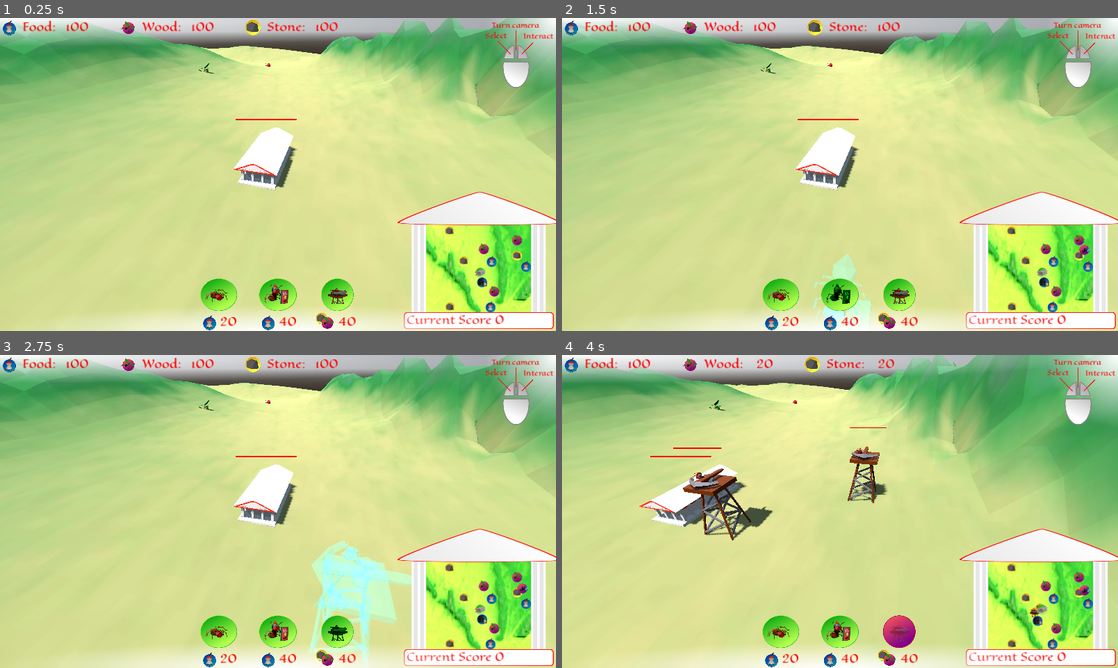
Above: before the commit, frames 1-4 (two rows, left to right).
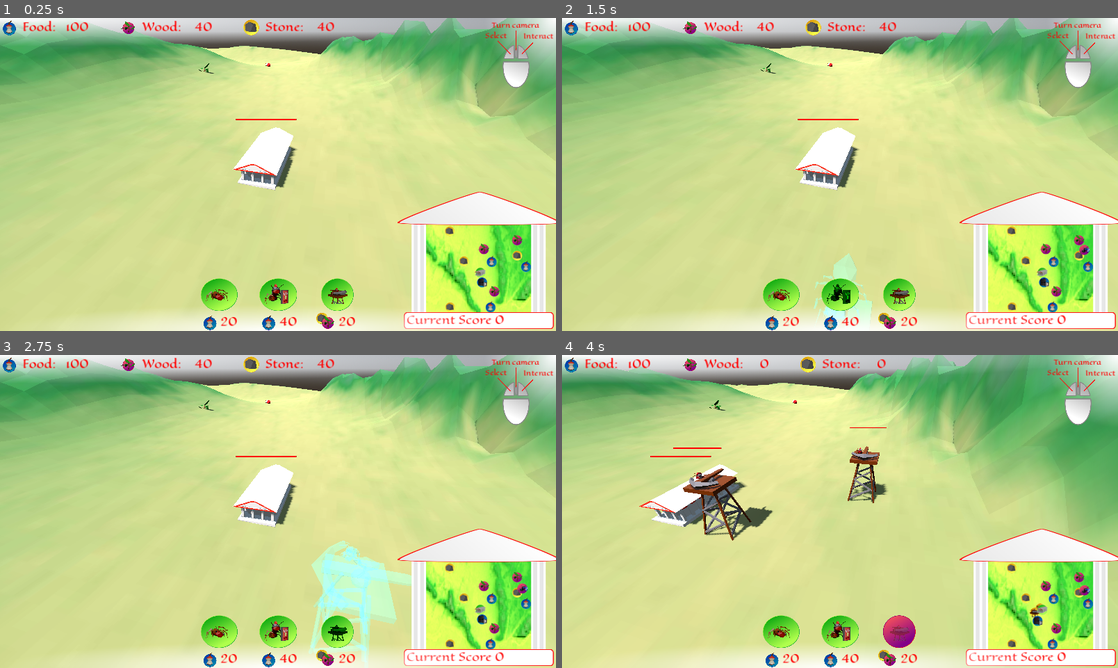
Above: after the commit, the same moments.

Repository: DouweRavers/RomAnts
Game: Godot game, scene res://scenes/game.tscn
The game is run twice, just before and just after one commit, with the same random seed, the same clock (stepped at 60 frames per second) and the same inputs.
Inputs (mouse positions are in pixels of both pictures, inside the frame that each line leads up to):
- Up to frame 1 (0.25 s): no input
- Up to frame 2 (1.5 s): click (778, 293) at 0.5 s; click (840, 293) at 1.25 s
- Up to frame 3 (2.75 s): click (339, 630) at 2 s
- Up to frame 4 (4 s): tap Enter at 2.75 s; move the mouse to (962, 495) at 2.77 s; hold D (move_right) 2.78-3.5 s; click (962, 495) at 2.92 s; drag from (728, 527) to (812, 574) at 3.52 s

The runs differ from the first frame. In frame 1, 0.7% of the frame differs, in the area x 34-64%, y 0-100%; in frame 2, 0.8%; in frame 3, 0.7%; in frame 4, 0.7%.

Commit message:
Tweaked some numbers to get a better "swarm"

Diff:
--- a/entities/ants/attackzone.gd
+++ b/entities/ants/attackzone.gd
@@ -13,6 +13,7 @@
 			if ant is EnemyAnt and other_ant is not EnemyAnt:
 				other_ant.hit(randi_range(0, ant.damage))
 				attack.emit()
+	if ant is SoldierAnt: return
 	for area in get_overlapping_areas():
 		if area.get_parent() is Building:
 			var building := area.get_parent() as Building
--- a/entities/ants/collectable_visualizer.tres.gd
+++ b/entities/ants/collectable_visualizer.tres.gd
@@ -5,5 +5,5 @@
 
 func _process(delta: float) -> void:
 	visible = ant.capacity > 0 and \
-		ant.target == PlayerCamp.instance and \
+		ant.target is PlayerCamp and \
 		ant.source_target.type == type
--- a/entities/ants/enemy_ant.tscn
+++ b/entities/ants/enemy_ant.tscn
@@ -15,8 +15,6 @@
 axis_lock_angular_x = true
 axis_lock_angular_z = true
 script = ExtResource("1_kehry")
-damage = 4
-max_health = 15
 speed = 3.0
 
 [node name="CollisionShape3D" type="CollisionShape3D" parent="."]
@@ -24,7 +22,7 @@
 shape = SubResource("CapsuleShape3D_bqyr6")
 
 [node name="NavigationAgent3D" type="NavigationAgent3D" parent="."]
-target_desired_distance = 2.0
+target_desired_distance = 3.0
 avoidance_enabled = true
 debug_path_custom_color = Color(0.3, 0.381667, 1, 1)
 
@@ -38,9 +36,9 @@
 
 [node name="Skeleton3D" parent="enemy/EnemyAnt" index="0"]
 bones/0/rotation = Quaternion(-0.151731, -0.023891, -0.015694, 0.988008)
-bones/1/rotation = Quaternion(-0.448048, 0.00344809, -0.000394401, 0.894003)
+bones/1/rotation = Quaternion(-0.453618, 0.00738223, -0.000844401, 0.891166)
 bones/2/rotation = Quaternion(0.597894, 0.051707, -0.697194, 0.392135)
-bones/3/rotation = Quaternion(-0.268977, 0.0602213, -0.581107, 0.765729)
+bones/3/rotation = Quaternion(-0.261701, 0.0566905, -0.585419, 0.765234)
 bones/3/scale = Vector3(1, 1, 1)
 bones/4/rotation = Quaternion(-0.185361, 0.0767715, -0.304188, 0.931245)
 bones/4/scale = Vector3(1, 1, 1)
@@ -55,10 +53,10 @@
 bones/9/rotation = Quaternion(-0.147272, -0.690287, -0.291994, 0.64541)
 bones/10/rotation = Quaternion(0.035527, -0.0722718, -0.344413, 0.935358)
 bones/10/scale = Vector3(1, 1, 1)
-bones/11/rotation = Quaternion(0.582122, -0.384409, 0.688139, 0.199572)
+bones/11/rotation = Quaternion(0.58198, -0.38065, 0.688782, 0.204903)
 bones/12/rotation = Quaternion(-0.275331, -0.0633099, 0.577289, 0.766108)
 bones/12/scale = Vector3(1, 1, 1)
-bones/13/rotation = Quaternion(0.0216325, 0.352033, 0.113455, 0.928834)
+bones/13/rotation = Quaternion(0.0127256, 0.347415, 0.116465, 0.930364)
 bones/13/scale = Vector3(1, 1, 1)
 bones/14/position = Vector3(-0.131012, 0.4206, 0.0209323)
 bones/14/rotation = Quaternion(0.311801, -0.156763, 0.515707, 0.782465)
@@ -71,7 +69,7 @@
 bones/18/rotation = Quaternion(-0.156224, 0.731565, 0.301322, 0.59128)
 bones/19/rotation = Quaternion(0.035527, 0.0722718, 0.344413, 0.935358)
 bones/19/scale = Vector3(1, 1, 1)
-bones/20/rotation = Quaternion(0.000485378, 0.711083, 0.703105, -0.00183471)
+bones/20/rotation = Quaternion(0.00103909, 0.715589, 0.69851, -0.00392773)
 
 [node name="AnimationTree" type="AnimationTree" parent="enemy"]
 tree_root = ExtResource("4_px4kn")
--- a/entities/ants/soldier_ant.tscn
+++ b/entities/ants/soldier_ant.tscn
@@ -76,9 +76,9 @@
 
 [node name="Skeleton3D" parent="soldier/SoldierAnt" index="0"]
 bones/0/rotation = Quaternion(-0.151731, -0.023891, -0.015694, 0.988008)
-bones/1/rotation = Quaternion(-0.454449, 0.00797132, -0.000911783, 0.890736)
+bones/1/rotation = Quaternion(-0.513811, 0.0510532, -0.00583962, 0.856363)
 bones/2/rotation = Quaternion(0.597894, 0.051707, -0.697194, 0.392135)
-bones/3/rotation = Quaternion(-0.26061, 0.0561613, -0.58606, 0.765155)
+bones/3/rotation = Quaternion(-0.179347, 0.0171244, -0.630019, 0.755392)
 bones/3/scale = Vector3(1, 1, 1)
 bones/4/rotation = Quaternion(-0.185361, 0.0767715, -0.304188, 0.931245)
 bones/4/scale = Vector3(1, 1, 1)
@@ -93,10 +93,10 @@
 bones/9/rotation = Quaternion(-0.147272, -0.690287, -0.291994, 0.64541)
 bones/10/rotation = Quaternion(0.035527, -0.0722718, -0.344413, 0.935358)
 bones/10/scale = Vector3(1, 1, 1)
-bones/11/rotation = Quaternion(0.581957, -0.380086, 0.688875, 0.2057)
+bones/11/rotation = Quaternion(0.578724, -0.337804, 0.693925, 0.263507)
 bones/12/rotation = Quaternion(-0.275331, -0.0633099, 0.577289, 0.766108)
 bones/12/scale = Vector3(1, 1, 1)
-bones/13/rotation = Quaternion(0.0113916, 0.34672, 0.116915, 0.930584)
+bones/13/rotation = Quaternion(-0.0864303, 0.293427, 0.149054, 0.940326)
 bones/13/scale = Vector3(1, 1, 1)
 bones/14/position = Vector3(-0.131012, 0.4206, 0.0209323)
 bones/14/rotation = Quaternion(0.311801, -0.156763, 0.515707, 0.782465)
@@ -109,7 +109,7 @@
 bones/18/rotation = Quaternion(-0.156224, 0.731565, 0.301322, 0.59128)
 bones/19/rotation = Quaternion(0.035527, 0.0722718, 0.344413, 0.935358)
 bones/19/scale = Vector3(1, 1, 1)
-bones/20/rotation = Quaternion(0.001122, 0.716261, 0.697819, -0.00424113)
+bones/20/rotation = Quaternion(0.00718503, 0.763404, 0.64531, -0.0271591)
 
 [node name="AnimationTree" type="AnimationTree" parent="soldier"]
 tree_root = ExtResource("5_c6ikb")
--- a/entities/ants/worker_ant.gd
+++ b/entities/ants/worker_ant.gd
@@ -43,3 +43,23 @@
 		capacity = 0
 		target = source_target
 		go_to(target.global_position)
+
+
+func _on_area_3d_area_entered(area: Area3D) -> void:
+	if area.get_parent() is CollectableResource:
+		var resource := area.get_parent() as CollectableResource
+		capacity = resource.collect(5)
+		target = PlayerCamp.instance
+		go_to(target.global_position)
+	elif area.get_parent() is PlayerCamp:
+		var camp := area.get_parent() as PlayerCamp
+		match source_target.type:
+			CollectableResource.ResourceType.FOOD:
+				camp.food_capacity += capacity
+			CollectableResource.ResourceType.WOOD:
+				camp.wood_capacity += capacity
+			CollectableResource.ResourceType.STONE:
+				camp.stone_capacity += capacity
+		capacity = 0
+		target = source_target
+		go_to(target.global_position)
--- a/entities/ants/worker_ant.tscn
+++ b/entities/ants/worker_ant.tscn
@@ -123,6 +123,9 @@
 [sub_resource type="StyleBoxTexture" id="StyleBoxTexture_uj2kw"]
 texture = SubResource("GradientTexture2D_upbt3")
 
+[sub_resource type="BoxShape3D" id="BoxShape3D_6s5hc"]
+size = Vector3(3, 3, 3)
+
 [node name="WorkerAnt" type="CharacterBody3D"]
 axis_lock_angular_x = true
 axis_lock_angular_z = true
@@ -136,7 +139,7 @@
 
 [node name="Skeleton3D" parent="base_ant/BaseAnt" index="0"]
 bones/0/rotation = Quaternion(9.9051e-05, -8.31996e-29, 6.6946e-17, 1)
-bones/1/rotation = Quaternion(0.0811275, 0.000963642, -0.206745, 0.975025)
+bones/1/rotation = Quaternion(0.0536049, -3.59708e-18, -7.87621e-17, 0.998562)
 bones/3/rotation = Quaternion(0.541099, 0.16567, -0.351117, 0.745978)
 bones/4/rotation = Quaternion(-0.275331, 0.0633099, -0.577289, 0.766108)
 bones/7/rotation = Quaternion(0.674429, 0.240017, -0.247256, 0.652994)
@@ -152,7 +155,7 @@
 bones/27/rotation = Quaternion(0, 0, 1, 0)
 
 [node name="BoneAttachment3D" type="BoneAttachment3D" parent="base_ant/BaseAnt/Skeleton3D" index="0"]
-transform = Transform3D(0.914511, 0.40332, -0.0316663, -0.403001, 0.901318, -0.158797, -0.0355045, 0.157983, 0.986803, 1.16994e-19, 0.00431615, 0.00552689)
+transform = Transform3D(1, 2.3791e-17, -1.2808e-18, -2.37911e-17, 0.994232, -0.107253, -1.27823e-18, 0.107253, 0.994232, 1.16994e-19, 0.00431615, 0.00552689)
 bone_name = "Head"
 bone_idx = 1
 
@@ -189,7 +192,7 @@
 parameters/blend_position = 0.0
 
 [node name="NavigationAgent3D" type="NavigationAgent3D" parent="."]
-target_desired_distance = 2.0
+target_desired_distance = 3.0
 avoidance_enabled = true
 debug_path_custom_color = Color(0.3, 0.381667, 1, 1)
 
@@ -224,9 +227,17 @@
 
 [node name="Node3D" parent="." instance=ExtResource("8_th62q")]
 
+[node name="Area3D" type="Area3D" parent="."]
+transform = Transform3D(1, 0, 0, 0, 1, 0, 0, 0, 1, 0, 0.672495, -2.70862)
+monitorable = false
+
+[node name="CollisionShape3D" type="CollisionShape3D" parent="Area3D"]
+shape = SubResource("BoxShape3D_6s5hc")
+
 [connection signal="mouse_entered" from="." to="base_ant/BaseAnt/Skeleton3D/Head2" method="_on_mouse_entered"]
 [connection signal="mouse_exited" from="." to="base_ant/BaseAnt/Skeleton3D/Head2" method="_on_mouse_exited"]
 [connection signal="navigation_finished" from="NavigationAgent3D" to="." method="_on_target_reached"]
 [connection signal="velocity_computed" from="NavigationAgent3D" to="." method="_on_velocity_computed"]
+[connection signal="area_entered" from="Area3D" to="." method="_on_area_3d_area_entered"]
 
 [editable path="base_ant"]
--- a/entities/buildings/player_camp.gd
+++ b/entities/buildings/player_camp.gd
@@ -3,8 +3,8 @@
 static var instance:PlayerCamp
 
 var food_capacity:=100
-var wood_capacity:=100
-var stone_capacity:=100
+var wood_capacity:=40
+var stone_capacity:=40
 
 var active_indicator:Indicator
 
@@ -24,7 +24,7 @@
 			buy_ant(40, point, soldier_scene)
 		if active_indicator.type == Indicator.IndicatorType.BUILDING_BALISTA:
 			var ballista_scene := load("res://entities/buildings/ballista.tscn") as PackedScene
-			buy_building(40, 40, point, ballista_scene)
+			buy_building(20, 20, point, ballista_scene)
 
 func _on_worker_pressed() -> void:
 	if active_indicator != null: active_indicator.queue_free()
--- a/entities/buildings/player_camp.tscn
+++ b/entities/buildings/player_camp.tscn
@@ -54,7 +54,7 @@
 func _process(delta: float) -> void:
 	$HBoxContainer/Worker/Worker.disabled = PlayerCamp.instance.food_capacity < 20
 	$HBoxContainer/Soldier/Soldier.disabled = PlayerCamp.instance.food_capacity < 40
-	$HBoxContainer/Balista/AspectRatioContainer/balista.disabled = PlayerCamp.instance.stone_capacity < 40 or PlayerCamp.instance.wood_capacity < 40
+	$HBoxContainer/Balista/AspectRatioContainer/balista.disabled = PlayerCamp.instance.stone_capacity < 20 or PlayerCamp.instance.wood_capacity < 20
 "
 
 [sub_resource type="StyleBoxTexture" id="StyleBoxTexture_hx5fy"]
@@ -261,7 +261,7 @@
 
 [node name="Label" type="Label" parent="RecruitOptions/HBoxContainer/Balista/HBoxContainer"]
 layout_mode = 2
-text = "40"
+text = "20"
 horizontal_alignment = 1
 
 [node name="Healthbar" parent="." instance=ExtResource("13_0oymu")]
--- a/entities/resources/collectable_resource.gd
+++ b/entities/resources/collectable_resource.gd
@@ -16,4 +16,4 @@
 
 func _on_tick() -> void:
 	if capacity < 100: return
-	capacity += 1
+	capacity += 10
--- a/entities/resources/food_resource.tscn
+++ b/entities/resources/food_resource.tscn
@@ -34,6 +34,13 @@
 billboard = 1
 texture = ExtResource("4_w3ttc")
 
+[node name="Area3D" type="Area3D" parent="."]
+monitoring = false
+
+[node name="CollisionShape3D2" type="CollisionShape3D" parent="Area3D"]
+transform = Transform3D(1, 0, 0, 0, -4.37114e-08, 1, 0, -1, -4.37114e-08, 0, 0.442429, 0)
+shape = SubResource("SphereShape3D_g8vog")
+
 [connection signal="mouse_entered" from="." to="food/Food" method="_on_mouse_entered"]
 [connection signal="mouse_exited" from="." to="food/Food" method="_on_mouse_exited"]
 [connection signal="timeout" from="Timer" to="." method="_on_tick"]
--- a/entities/resources/stone_resource.tscn
+++ b/entities/resources/stone_resource.tscn
@@ -6,6 +6,9 @@
 
 [sub_resource type="SphereShape3D" id="SphereShape3D_2ifhi"]
 radius = 1.9217
+
+[sub_resource type="SphereShape3D" id="SphereShape3D_gjw2c"]
+radius = 2.0
 
 [node name="StoneResource" type="StaticBody3D" groups=["NavmeshTargets"]]
 script = ExtResource("1_ybx4f")
@@ -27,6 +30,13 @@
 billboard = 1
 texture = ExtResource("3_uq1d7")
 
+[node name="Area3D" type="Area3D" parent="."]
+monitoring = false
+
+[node name="CollisionShape3D2" type="CollisionShape3D" parent="Area3D"]
+transform = Transform3D(1, 0, 0, 0, -4.37114e-08, 1, 0, -1, -4.37114e-08, 0, 0.442429, 0)
+shape = SubResource("SphereShape3D_gjw2c")
+
 [connection signal="timeout" from="Timer" to="." method="_on_tick"]
 
 [editable path="rock"]
--- a/entities/resources/wood_resource.tscn
+++ b/entities/resources/wood_resource.tscn
@@ -9,6 +9,9 @@
 
 [sub_resource type="StandardMaterial3D" id="StandardMaterial3D_do68j"]
 albedo_color = Color(0.53, 0.366053, 0.1908, 1)
+
+[sub_resource type="SphereShape3D" id="SphereShape3D_gc3ak"]
+radius = 2.0
 
 [node name="WoodResource" type="StaticBody3D" groups=["NavmeshTargets"]]
 script = ExtResource("1_khlta")
@@ -34,6 +37,13 @@
 billboard = 1
 texture = ExtResource("3_i5i26")
 
+[node name="Area3D" type="Area3D" parent="."]
+monitoring = false
+
+[node name="CollisionShape3D2" type="CollisionShape3D" parent="Area3D"]
+transform = Transform3D(1, 0, 0, 0, -4.37114e-08, 1, 0, -1, -4.37114e-08, 0, 0.442429, 0)
+shape = SubResource("SphereShape3D_gc3ak")
+
 [connection signal="timeout" from="Timer" to="." method="_on_tick"]
 
 [editable path="plant"]
Binary file added: .build/html/index.apple-touch-icon.png
Binary file added: .build/html/index.icon.png
Binary file added: .build/html/index.png
Not shown: 1 places in entities/ants/worker_ant.tscn that only renumber resources
Not shown: 1 places in entities/resources/stone_resource.tscn that only renumber resources
Not shown: 1 places in entities/resources/wood_resource.tscn that only renumber resources
Not shown, added: .build/html.zip
Not shown, added: .build/html/index.audio.worklet.js
Not shown, added: .build/html/index.html
Not shown, added: .build/html/index.js
Not shown, added: .build/html/index.pck
Not shown, added: .build/html/index.wasm
(and 6 more such lines)
